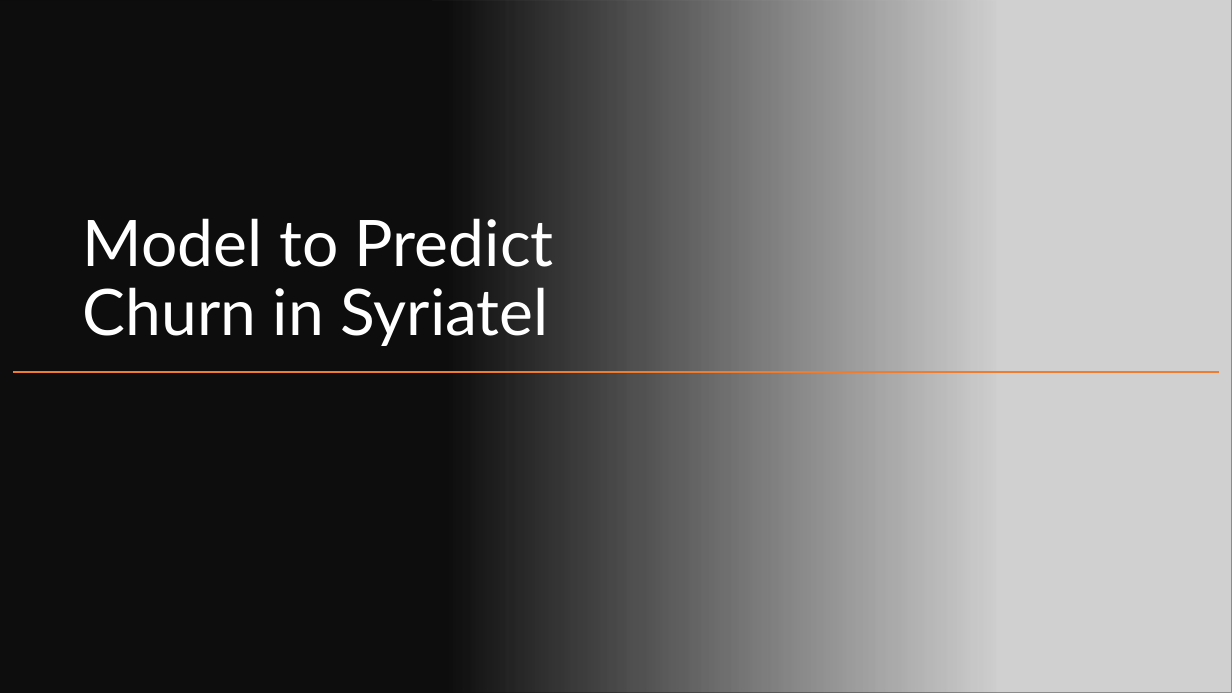
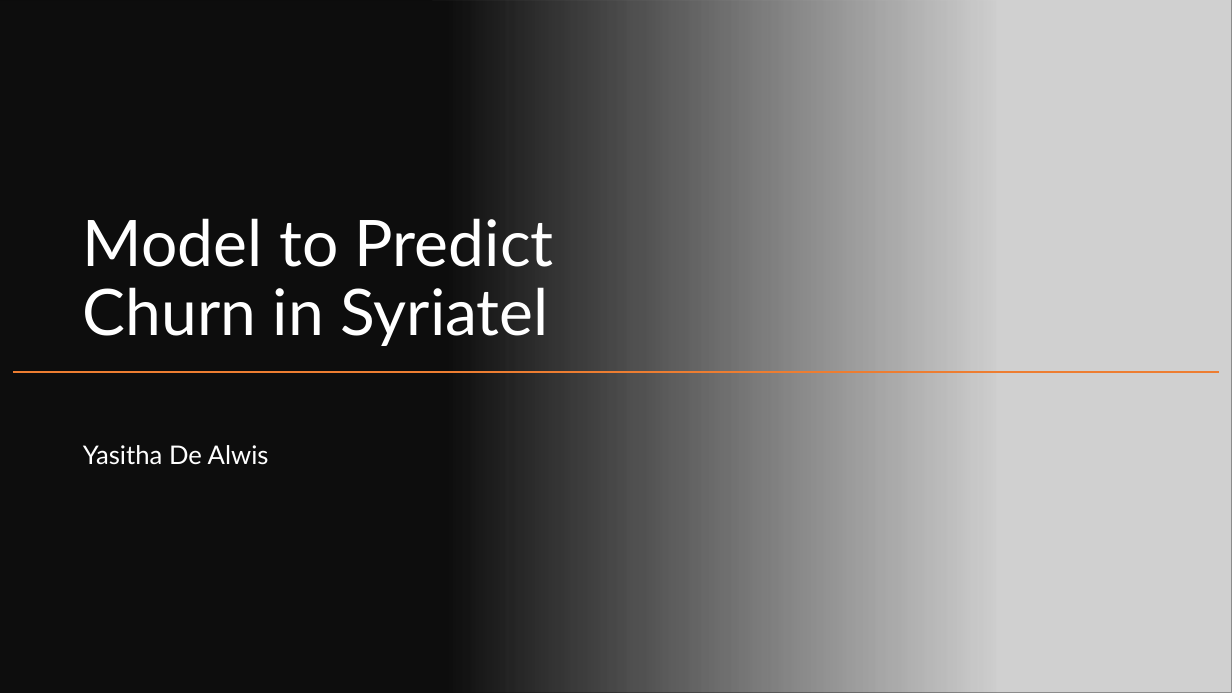
Before and after one commit to yasiSriLanka/Model-to-Predict-Churn-in-Syriatel, a slide deck: slide 1 of Model to Predict Churn in Syriatel Presentation Slides.pptx. Drawn at 1232x693 pixels with LibreOffice and Linux fonts; fonts in the diff are those of the drawing; grey boxes stand for pictures. Boxes give left, top, right and bottom in pixels: in the first picture for what was removed or moved away, otherwise in the second. Text is boxed around its words. In the diff, an @@ line names an element or a change of style, - is before the commit and + after.

```diff
--- a/Model to Predict Churn in Syriatel Presentation Slides.pptx
+++ b/Model to Predict Churn in Syriatel Presentation Slides.pptx
@@ subtitle added at (83, 445, 269, 465), 20 pt, text #FFFFFF @@
+Yasitha De Alwis
```
Also in this commit, not shown: 5 other slides changed, 2 slides added, 2 slides removed, 3 other files.
